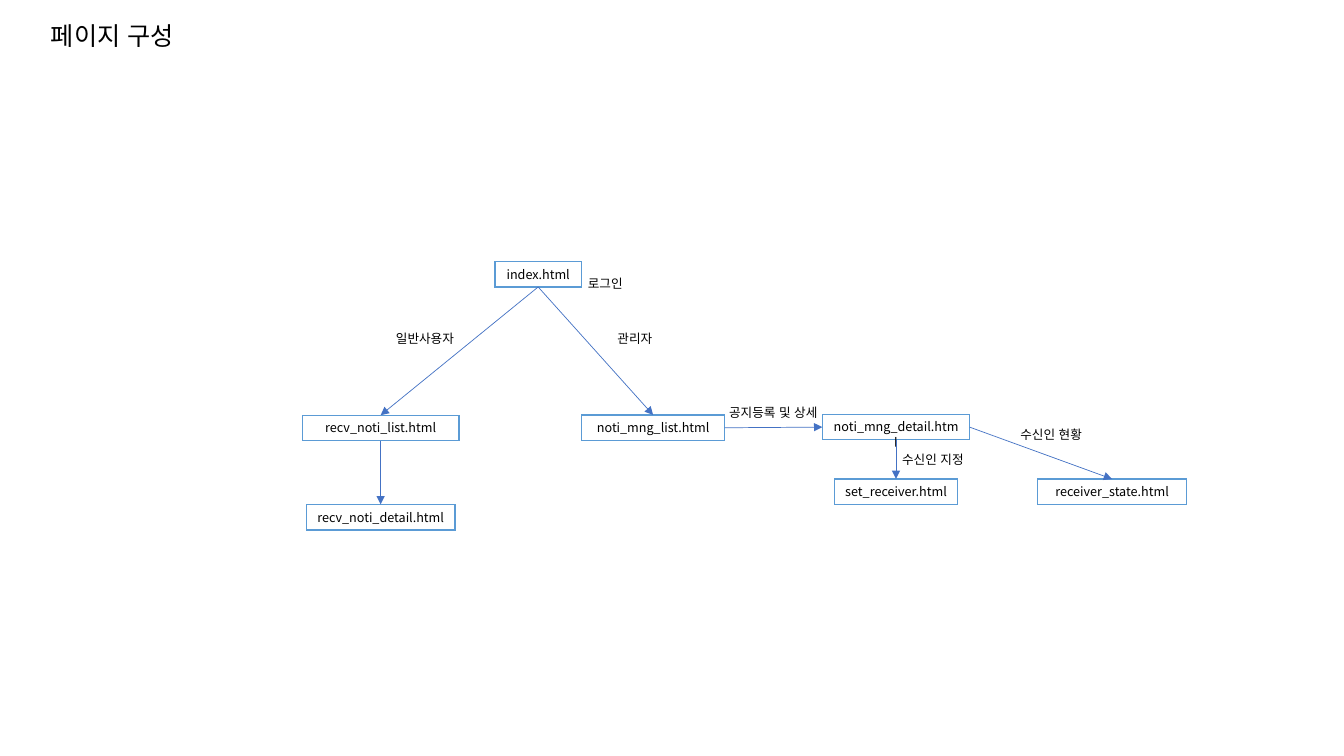
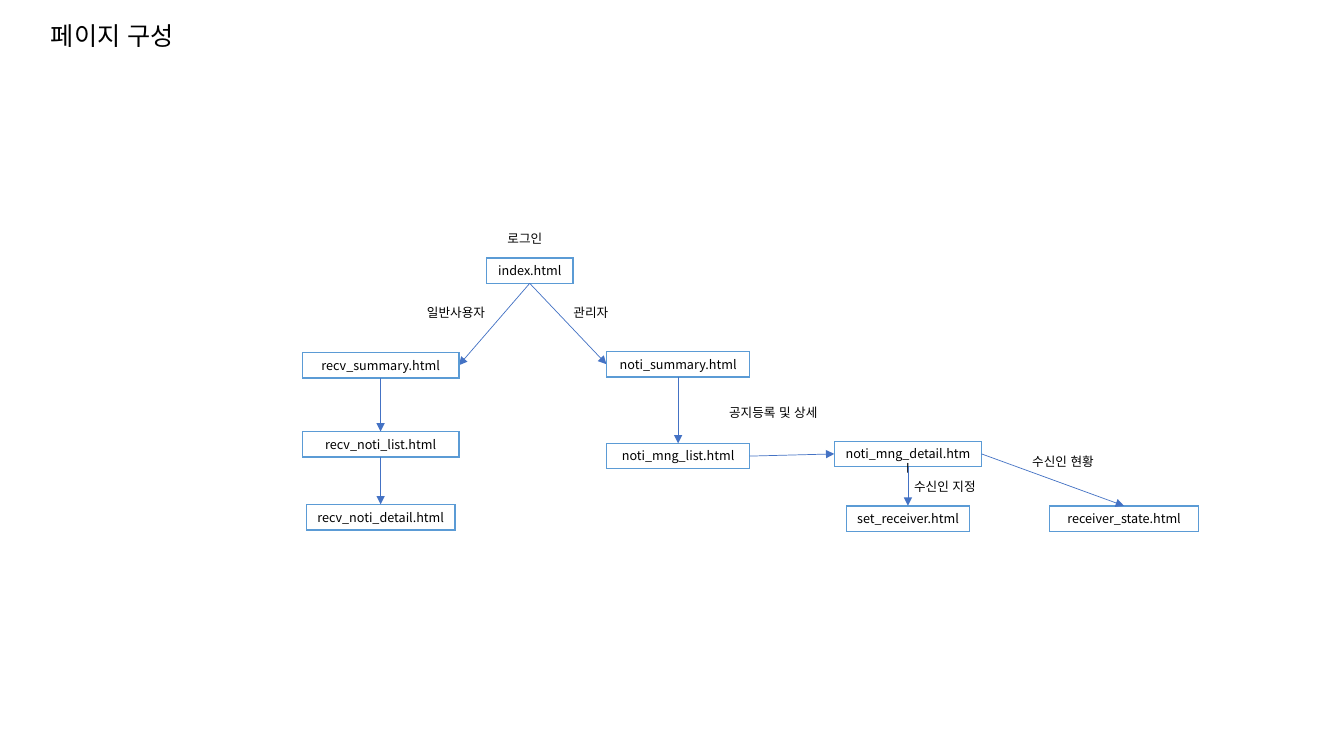
Before and after one commit to dslim/SCH_QI, a slide deck: slide 1 of QI디자인.pptx. Drawn at 1344x756 pixels with LibreOffice and Linux fonts; fonts in the diff are those of the drawing. Boxes give left, top, right and bottom in pixels: in the first picture for what was removed or moved away, otherwise in the second. Text is boxed around its words. In the diff, an @@ line names an element or a change of style, - is before the commit and + after.

```diff
--- a/QI디자인.pptx
+++ b/QI디자인.pptx
@@ text "로그인" moved from (x1=588, y1=277, x2=623, y2=289) to (x1=507, y1=232, x2=542, y2=244) @@
@@ rectangle "index.html" moved from (x1=495, y1=261, x2=582, y2=286) to (x1=487, y1=258, x2=574, y2=283) @@
@@ arrow moved from (538, 287) - (381, 415) to (530, 283) - (459, 365) @@
@@ arrow moved from (538, 287) - (653, 415) to (530, 283) - (607, 364) @@
@@ text "일반사용자" moved from (x1=396, y1=332, x2=454, y2=344) to (x1=427, y1=306, x2=485, y2=318) @@
@@ text "관리자" moved from (x1=617, y1=332, x2=652, y2=344) to (x1=573, y1=306, x2=608, y2=318) @@
@@ rectangle added at (x1=302, y1=353, x2=459, y2=378), fill #FFFFFF, outline #5B9BD5 1 pt, 9 pt, text #000000 @@
+recv_summary.html
@@ rectangle added at (x1=607, y1=352, x2=750, y2=377), fill #FFFFFF, outline #5B9BD5 1 pt, 9 pt, text #000000 @@
+noti_summary.html
@@ arrow added from (381, 378) to (381, 432), #4472C4 0.5 pt @@
@@ arrow added from (679, 377) to (679, 444), #4472C4 0.5 pt @@
@@ rectangle "recv_noti_list.html" moved from (x1=302, y1=415, x2=459, y2=441) to (x1=302, y1=432, x2=459, y2=457) @@
@@ rectangle "noti_mng_list.html" moved from (x1=582, y1=415, x2=725, y2=441) to (x1=607, y1=444, x2=750, y2=469) @@
@@ rectangle "noti_mng_detail.html" moved from (x1=823, y1=414, x2=970, y2=440) to (x1=835, y1=442, x2=982, y2=467) @@
@@ text "수신인 현황" moved from (x1=1020, y1=428, x2=1082, y2=440) to (x1=1032, y1=455, x2=1094, y2=467) @@
@@ arrow moved from (381, 441) - (381, 504) to (381, 457) - (381, 504) @@
@@ arrow moved from (725, 427) - (823, 427) to (750, 456) - (835, 454) @@
@@ 2 arrows, 1 text, 1 rectangle moved together from (x1=835, y1=427, x2=1112, y2=504) to (x1=847, y1=454, x2=1124, y2=531) @@
@@ rectangle "receiver_state.html" moved from (x1=1037, y1=479, x2=1187, y2=504) to (x1=1050, y1=506, x2=1199, y2=531) @@
```
Also in this commit, not shown: 30 other files.
